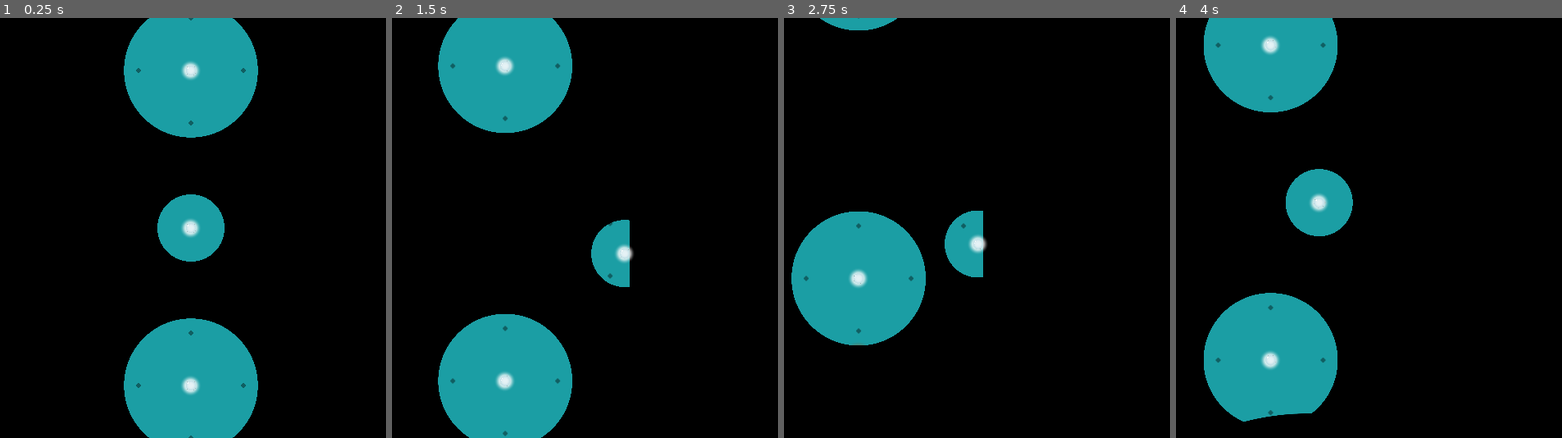
Above: before the commit, frames 1-4 (left to right).
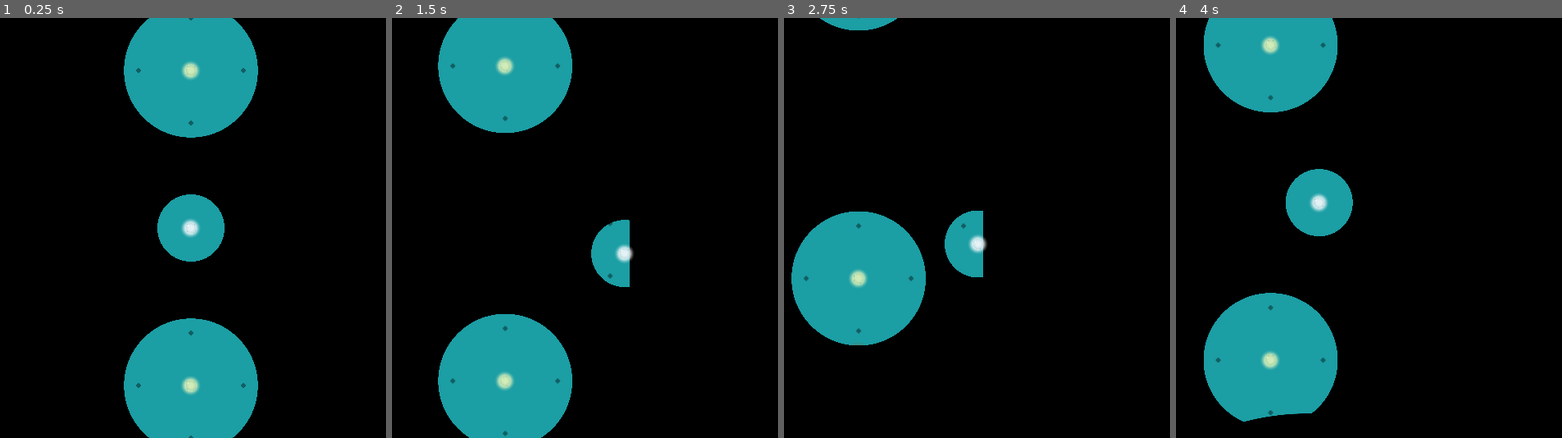
Above: after the commit, the same moments.

Repository: Disablak/Godot-Wild-Jam
Game: Godot game, scene res://Scenes/Main.tscn
The game is run twice, just before and just after one commit, with the same random seed, the same clock (stepped at 60 frames per second) and the same inputs.
Inputs (mouse positions are in pixels of both pictures, inside the frame that each line leads up to):
- Up to frame 1 (0.25 s): no input
- Up to frame 2 (1.5 s): move the mouse to (673, 207) at 0.52 s; hold D (move_right) 0.53-1.28 s; click (673, 207) at 0.67 s; move the mouse to (500, 249) at 1.27 s; hold S (move_down) from 1.28 s (still down)
- Up to frame 3 (2.75 s): move the mouse to (1015, 135) at 2.02 s; release S (move_down) at 2.03 s; hold D (move_right) from 2.03 s (still down)
- Up to frame 4 (4 s): move the mouse to (1345, 312) at 2.77 s; release D (move_right) at 2.78 s; hold W (move_up) 2.78-3.53 s; click (1345, 312) at 2.92 s; move the mouse to (1492, 291) at 3.52 s; hold A (move_left) from 3.53 s (still down)

The runs differ from the first frame. In frame 1, 0.2% of the frame differs, in the area x 47-52%, y 10-90%; in frame 2, 0.2%, in the area x 27-32%, y 9-89%; in frame 3, 0.1%; in frame 4, 0.2%.

Commit message:
many visual ups

Diff:
--- a/Scenes/levels/components/Light.tscn
+++ b/Scenes/levels/components/Light.tscn
@@ -23,7 +23,10 @@
 break_sound = ExtResource( 5 )
 
 [node name="OrbSprite" parent="." instance=ExtResource( 1 )]
-scale = Vector2( 0.1, 0.1 )
+self_modulate = Color( 0.917647, 0.972549, 0.74902, 1 )
+
+[node name="Spot" parent="OrbSprite" index="0"]
+self_modulate = Color( 0.917647, 0.972549, 0.74902, 1 )
 
 [node name="ExplosionParticle" parent="." instance=ExtResource( 4 )]
 light_mask = 3
@@ -38,3 +41,5 @@
 [node name="Tween" type="Tween" parent="."]
 
 [connection signal="body_entered" from="Area2D" to="." method="_on_Area2D_body_entered"]
+
+[editable path="OrbSprite"]
--- a/Scenes/levels/components/Player.tscn
+++ b/Scenes/levels/components/Player.tscn
@@ -21,6 +21,7 @@
 shape = SubResource( 1 )
 
 [node name="Light2D" type="Light2D" parent="."]
+self_modulate = Color( 0.917647, 0.972549, 0.74902, 1 )
 scale = Vector2( 0.1, 0.1 )
 texture = ExtResource( 2 )
 texture_scale = 0.4
@@ -29,14 +30,12 @@
 shadow_enabled = true
 shadow_buffer_size = 1024
 
-[node name="ExplosionParticle" parent="." instance=ExtResource( 4 )]
-z_index = 5
-damping = 120.0
-
 [node name="Keys" type="Node2D" parent="."]
 script = ExtResource( 6 )
 key_template = ExtResource( 7 )
 speed_rotate = 100.0
-radius_key = 50.0
+radius_key = 35.0
 
 [node name="Tween" type="Tween" parent="."]
+
+[editable path="OrbSprite"]
--- a/Scenes/levels/components/Vortex.tscn
+++ b/Scenes/levels/components/Vortex.tscn
@@ -14,7 +14,7 @@
 
 [node name="Sprite" type="Sprite" parent="."]
 self_modulate = Color( 0.235294, 0.443137, 1, 0.345098 )
-z_index = 8
+z_index = 2
 texture = ExtResource( 2 )
 
 [node name="CollisionShape2D" type="CollisionShape2D" parent="."]
--- a/Scenes/visual/KeyVisual.tscn
+++ b/Scenes/visual/KeyVisual.tscn
@@ -11,4 +11,5 @@
 shadow_enabled = true
 
 [node name="Blob" type="Sprite" parent="."]
+scale = Vector2( 7, 7 )
 texture = ExtResource( 1 )
--- a/Scripts/DashSound.gd
+++ b/Scripts/DashSound.gd
@@ -6,4 +6,5 @@
 	audio_stream = get_node("AudioStreamPlayer2D")
 
 func play_sound():
-	audio_stream.play()
+	#audio_stream.play()
+	pass
--- a/Scripts/Player.gd
+++ b/Scripts/Player.gd
@@ -61,11 +61,7 @@
 
 func on_level_completed():
 	set_physics_process(false)
-
-	var tween = $Tween
-	tween.interpolate_property(self, "position",
-		position, get_parent().find_node("Finish").position , time_tween)
-	tween.start()
+	play_tween_finish()
 
 
 func took_key():
@@ -80,3 +76,15 @@
 	particle.play_particle()
 	print(get_parent().name)
 	print(particle.z_index)
+
+
+func play_tween_finish():
+	var tween = $Tween
+
+	#tween.interpolate_property($Light2D, "texture_scale",
+	#	$Light2D.texture_scale, 5, time_tween)
+
+	tween.interpolate_property(self, "position",
+		position, get_parent().find_node("Finish").position , time_tween)
+
+	tween.start()
--- a/Scripts/StalkingEnemy.gd
+++ b/Scripts/StalkingEnemy.gd
@@ -92,7 +92,7 @@
 
 	var tween = $Tween
 	tween.interpolate_property($Sprite, "scale",
-		$Sprite.scale, $Sprite.scale * 3, 1)
+		$Sprite.scale, $Sprite.scale * 10, 1)
 	tween.start()
 	print("start tween")
 
